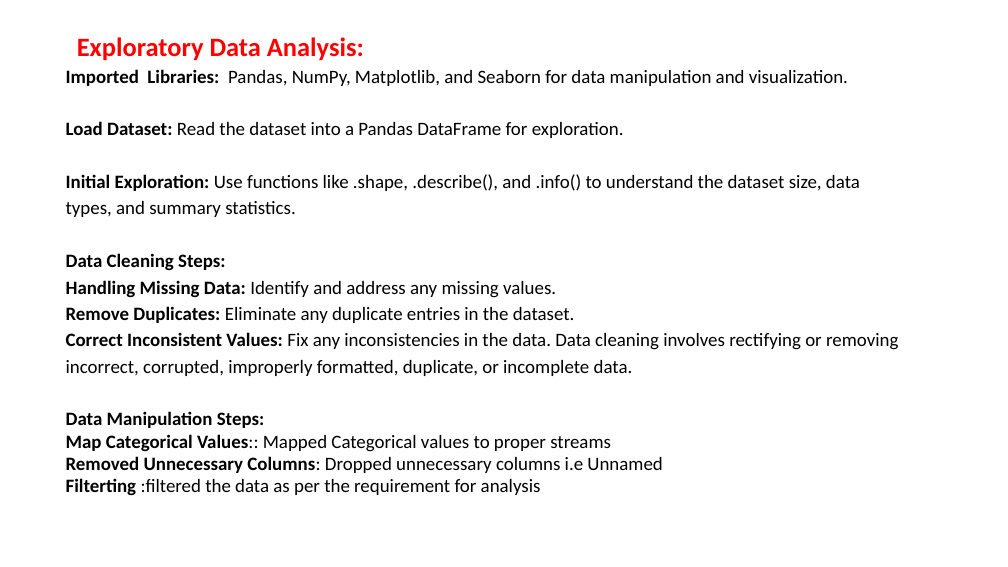
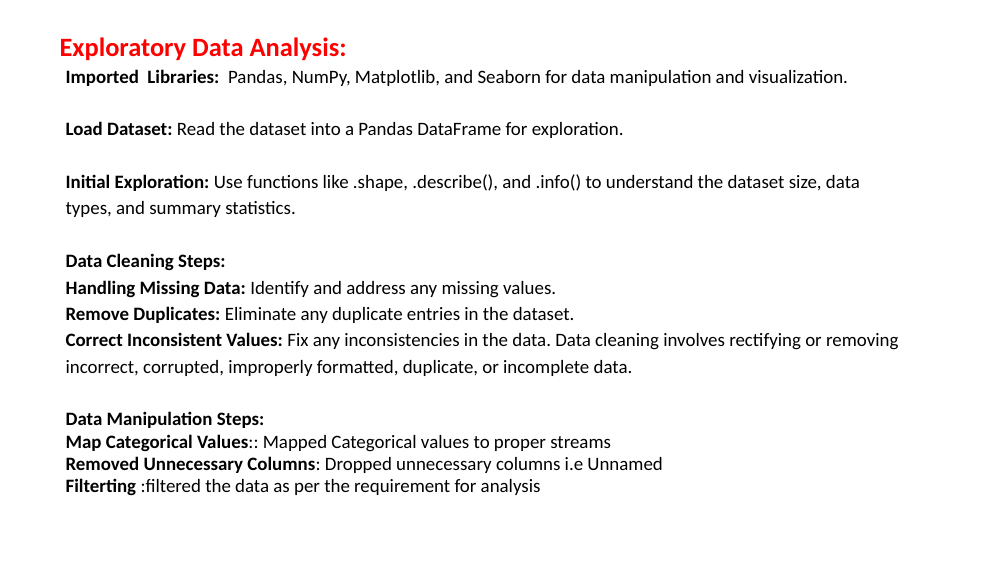
Before and after one commit to KajalDaga/AMCAT-Analysis, a slide deck: slide 4 of Innomatics_Project_AMCAT_Analysis.pptx. Drawn at 1008x567 pixels with LibreOffice and Linux fonts; fonts in the diff are those of the drawing; background and template pictures are left out. Boxes give left, top, right and bottom in pixels: in the first picture for what was removed or moved away, otherwise in the second. Text is boxed around its words. In the diff, an @@ line names an element or a change of style, - is before the commit and + after.

```diff
--- a/Innomatics_Project_AMCAT_Analysis.pptx
+++ b/Innomatics_Project_AMCAT_Analysis.pptx
@@ title "Exploratory Data Analysis:": place and size @@
-title "Exploratory Data Analysis:" at box(77, 37, 364, 61)
+title "Exploratory Data Analysis:" at box(60, 37, 347, 61)
```
Also in this commit, not shown: 4 other slides changed.
